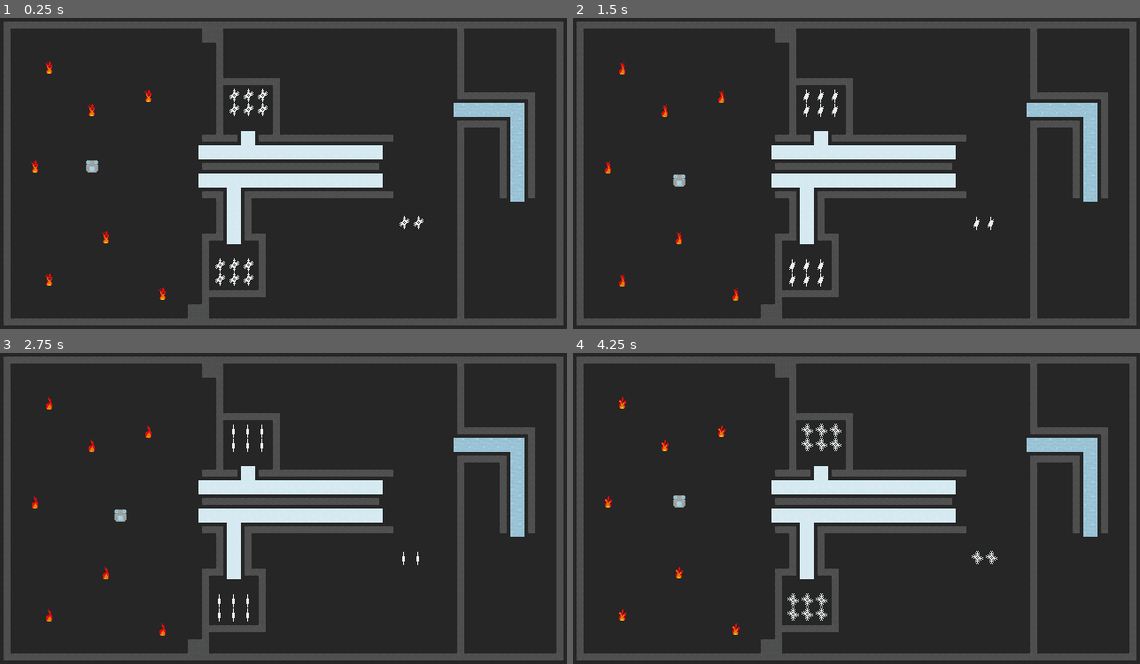
Above: before the commit, frames 1-4 (two rows, left to right).
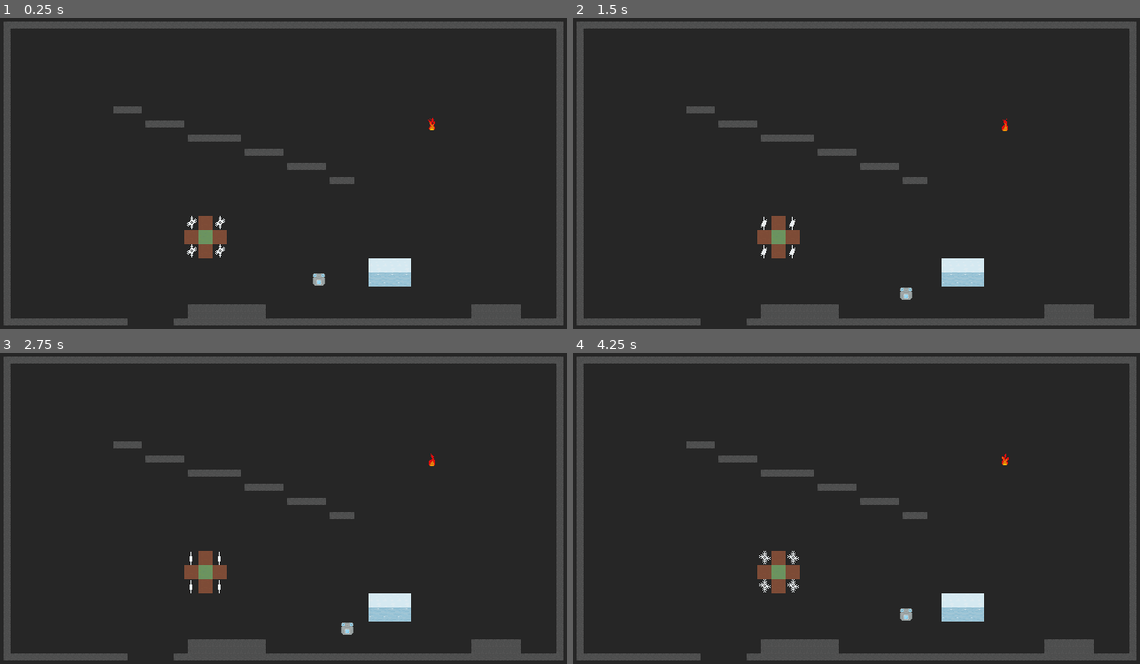
Above: after the commit, the same moments.

Repository: PhotonChaos/TemperatureBalance
Game: Godot game, scene res://scenes/main.tscn
Two runs of this game, one before a commit and one after it. Both use one fixed random seed, a clock stepped at 60 frames per second and the inputs below.
Inputs:
- Up to frame 1 (0.25 s): no input
- Up to frame 2 (1.5 s): hold Right (move_right) 0.53-1.28 s; hold Down (move_down) from 1.28 s (still down)
- Up to frame 3 (2.75 s): release Down (move_down) at 2.03 s; hold Right (move_right) from 2.03 s (still down)
- Up to frame 4 (4.25 s): release Right (move_right) at 2.78 s; hold Up (move_up) 2.78-3.53 s; hold Left (move_left) from 3.53 s (still down)

The runs differ from the first frame. In frame 1, 14% of the frame differs, in the area x 5-95%, y 3-99%; in frame 2, 14%; in frame 3, 14%; in frame 4, 14%.

Commit message:
Ice now works

Diff:
--- a/scenes/main.tscn
+++ b/scenes/main.tscn
@@ -12,6 +12,5 @@
 [node name="MainGame" type="Node2D"]
 script = ExtResource("1_yeod1")
 levels = Array[PackedScene]([ExtResource("2_bh3j1"), ExtResource("3_bkkma"), ExtResource("4_ncwfd"), ExtResource("5_jamrn"), ExtResource("6_tnap7"), ExtResource("7_12tus")])
-level_test_index = 5
 
 [node name="SoundtrackHandler" parent="." instance=ExtResource("3_j0vxa")]
--- a/scripts/level.gd
+++ b/scripts/level.gd
@@ -33,7 +33,7 @@
 	return level_tilemap.get_cell_source_id(Vector2i(x, y))
 
 func set_tile(x: int, y: int, type: TileType) -> void:
-	level_tilemap.set_cell(Vector2i(x,y), 1)
+	level_tilemap.set_cell(Vector2i(x,y), type, Vector2i.ZERO, 0)
 
 ## Standard Methods
 func _ready() -> void:
